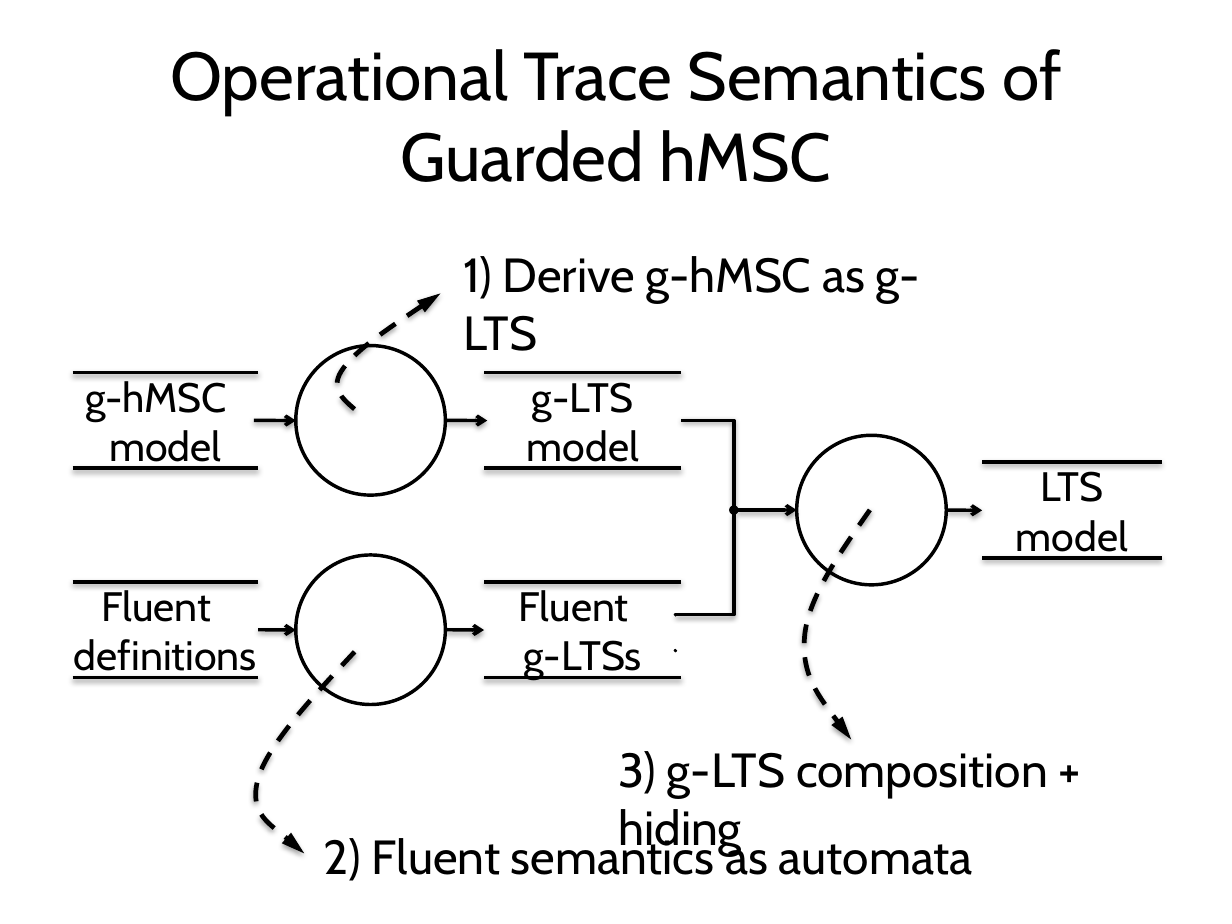
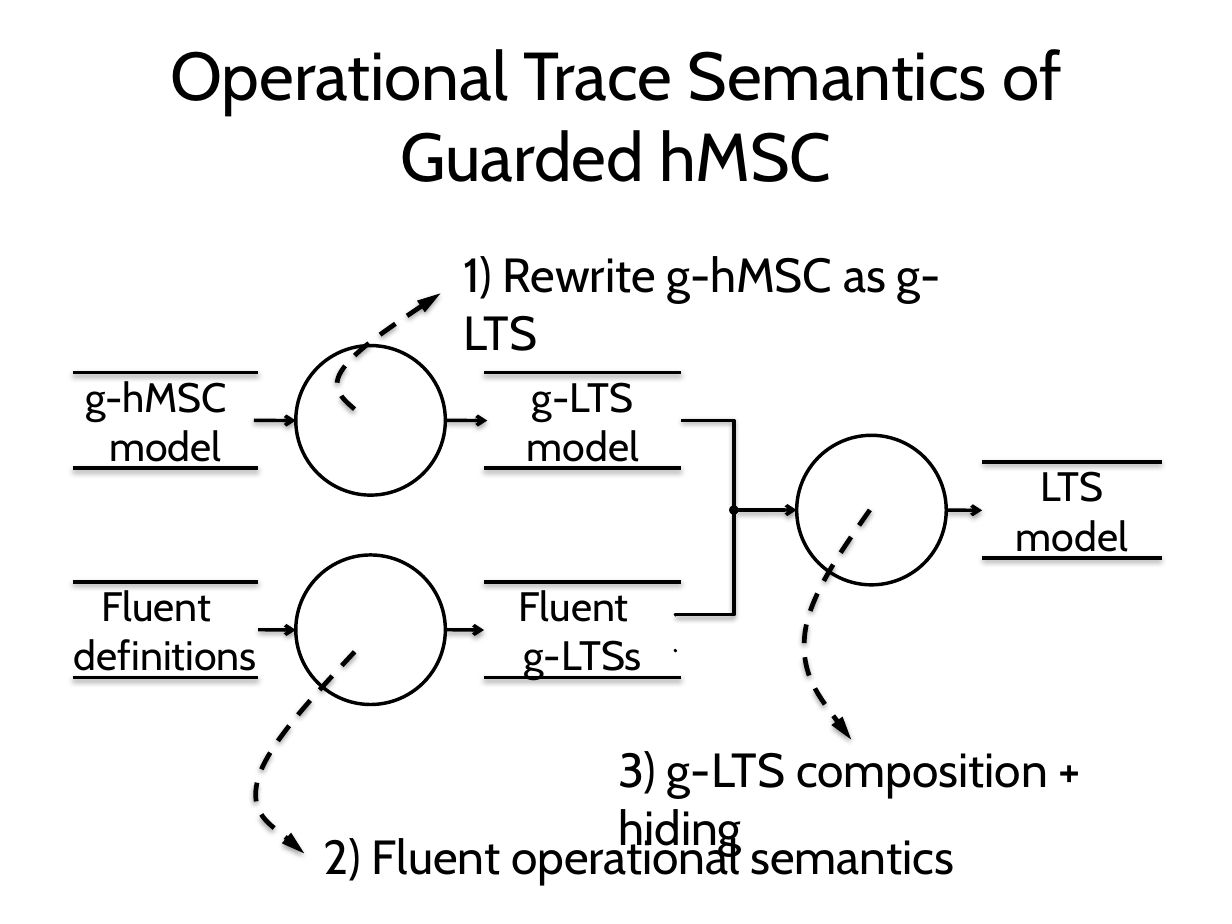
Before and after one commit to blambeau/phd, a slide deck: slide 18 of private-defense/slides.pptx. Drawn at 1232x924 pixels with LibreOffice and Linux fonts; fonts in the diff are those of the drawing. Boxes give left, top, right and bottom in pixels: in the first picture for what was removed or moved away, otherwise in the second. Text is boxed around its words. In the diff, an @@ line names an element or a change of style, - is before the commit and + after.

```diff
--- a/private-defense/slides.pptx
+++ b/private-defense/slides.pptx
@@ text at bbox=[463, 256, 941, 351]: text changed @@
-1) Derive g-hMSC as g-LTS
+1) Rewrite g-hMSC as g-LTS
@@ text at bbox=[324, 834, 955, 886]: text changed @@
-2) Fluent semantics as automata
+2) Fluent operational semantics
```
Also in this commit, not shown: 12 other slides changed, 12 slides added, 6 slides removed.
